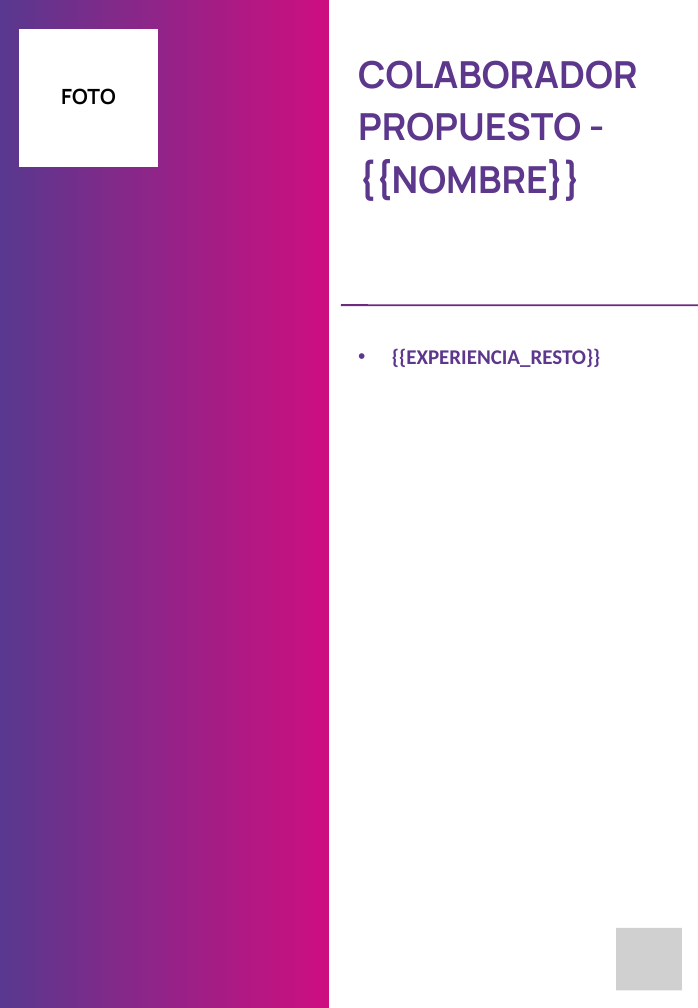
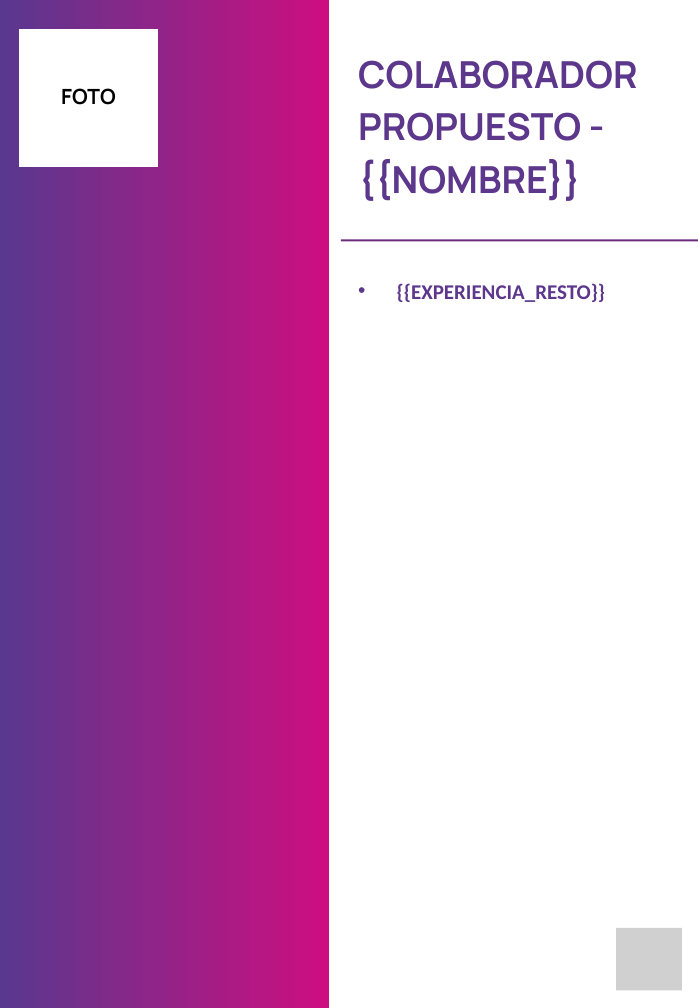
Before and after one commit to gabycanepa/horizon-cv-transformer, a slide deck: slide 3 of CV HORIZON-MODELO 2.pptx. Drawn at 698x1008 pixels with LibreOffice and Linux fonts; fonts in the diff are those of the drawing; grey boxes stand for pictures. Boxes give left, top, right and bottom in pixels: in the first picture for what was removed or moved away, otherwise in the second. Text is boxed around its words. In the diff, an @@ line names an element or a change of style, - is before the commit and + after.

```diff
--- a/CV HORIZON-MODELO 2.pptx
+++ b/CV HORIZON-MODELO 2.pptx
@@ line moved from (341, 305) - (698, 305) to (341, 240) - (698, 240) @@
@@ text "{{EXPERIENCIA_RESTO}}": place and size @@
-text "{{EXPERIENCIA_RESTO}}" at box(392, 348, 600, 367)
+text "{{EXPERIENCIA_RESTO}}" at box(397, 283, 605, 302)
```
Also in this commit, not shown: 2 other slides changed.
